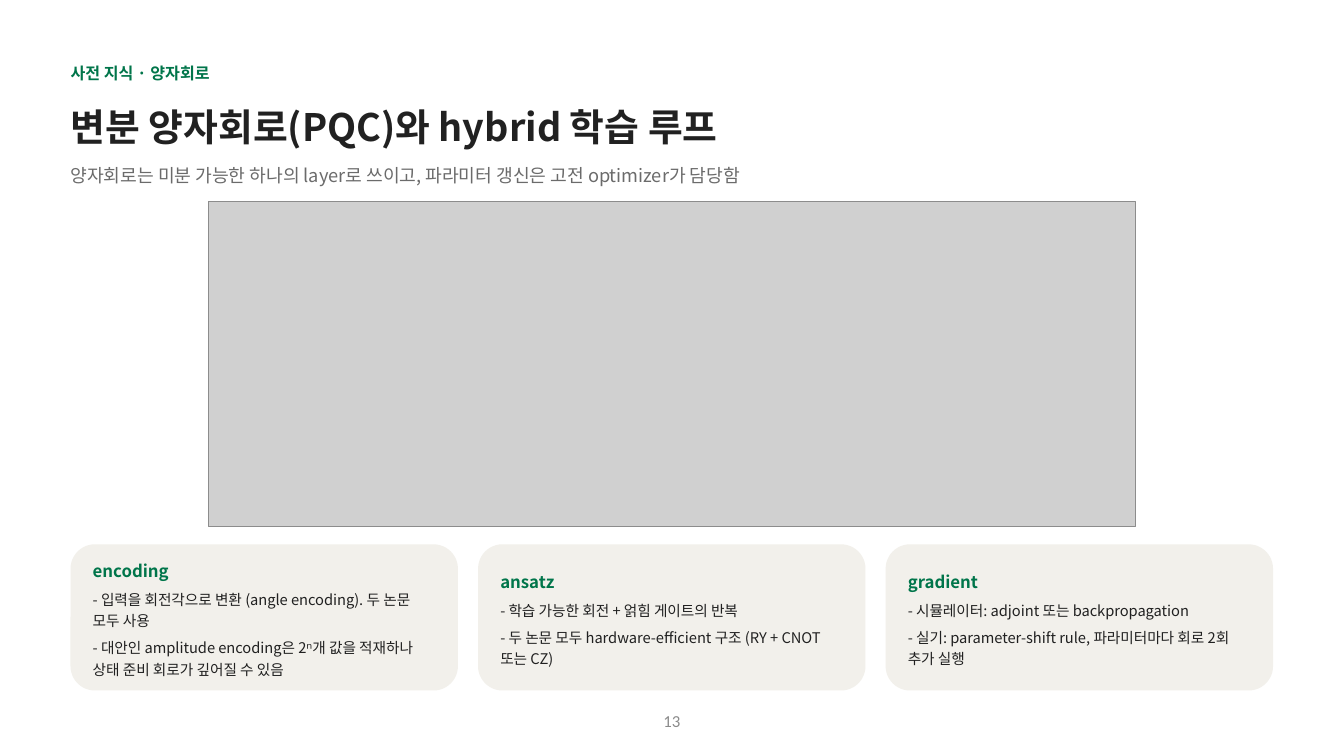
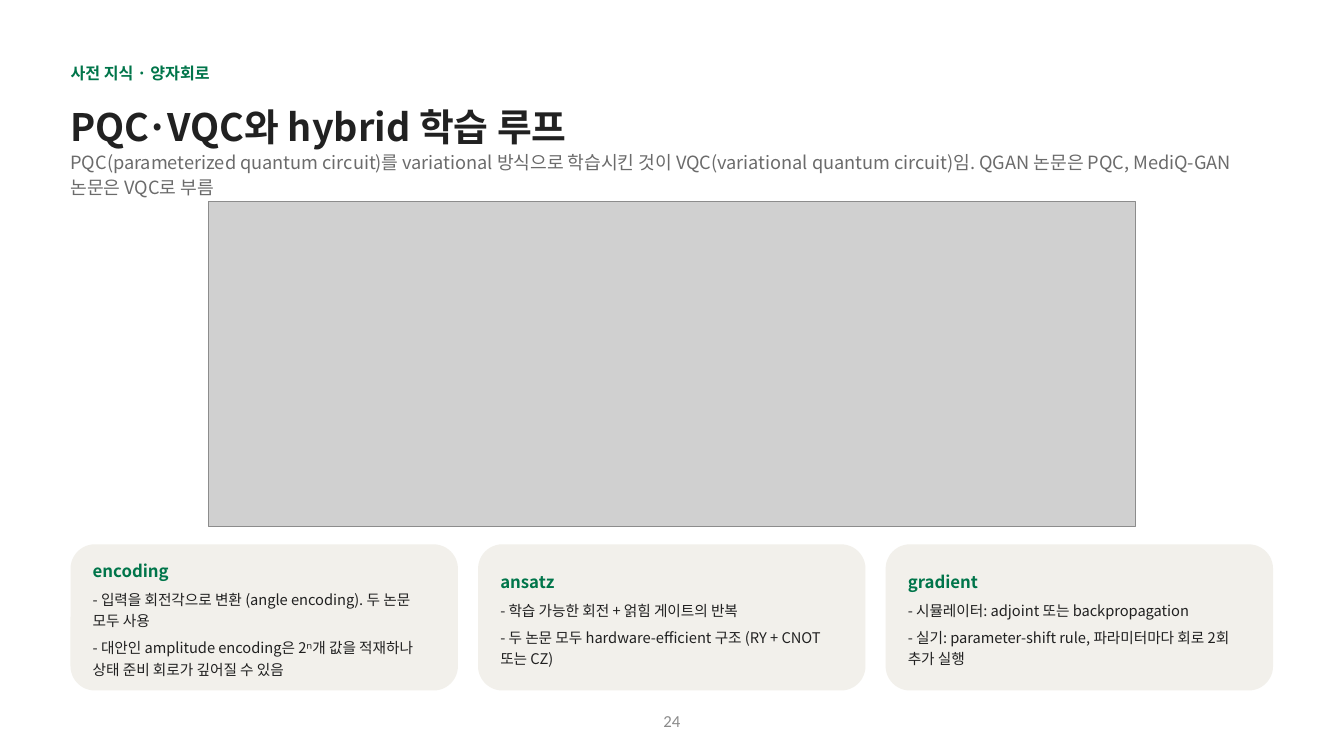
Before and after one commit to hyunhp/skin_disease_qml, a slide deck: slide 24 of practice/day1_slides/day1_theory_slides.pptx (slide 13 before the commit). Drawn at 1344x756 pixels with LibreOffice and Linux fonts; fonts in the diff are those of the drawing; grey boxes stand for pictures. Boxes give left, top, right and bottom in pixels: in the first picture for what was removed or moved away, otherwise in the second. Text is boxed around its words. In the diff, an @@ line names an element or a change of style, - is before the commit and + after.

```diff
--- a/practice/day1_slides/day1_theory_slides.pptx
+++ b/practice/day1_slides/day1_theory_slides.pptx
@@ text at <box>71,109,567,150</box>: text changed @@
-변분 양자회로(PQC)와 hybrid 학습 루프
+PQC·VQC와 hybrid 학습 루프
@@ text at <box>71,154,1230,198</box>: text changed @@
-양자회로는 미분 가능한 하나의 layer로 쓰이고, 파라미터 갱신은 고전 optimizer가 담당함
+PQC(parameterized quantum circuit)를 variational 방식으로 학습시킨 것이 VQC(variational quantum circuit)임. QGAN 논문은 PQC, MediQ-GAN 논문은 VQC로 부름
@@ page number at <box>663,716,680,727</box>: text changed @@
-13
+24
```
Also in this commit, not shown: 10 other slides changed, 14 slides added, 34 other files.
